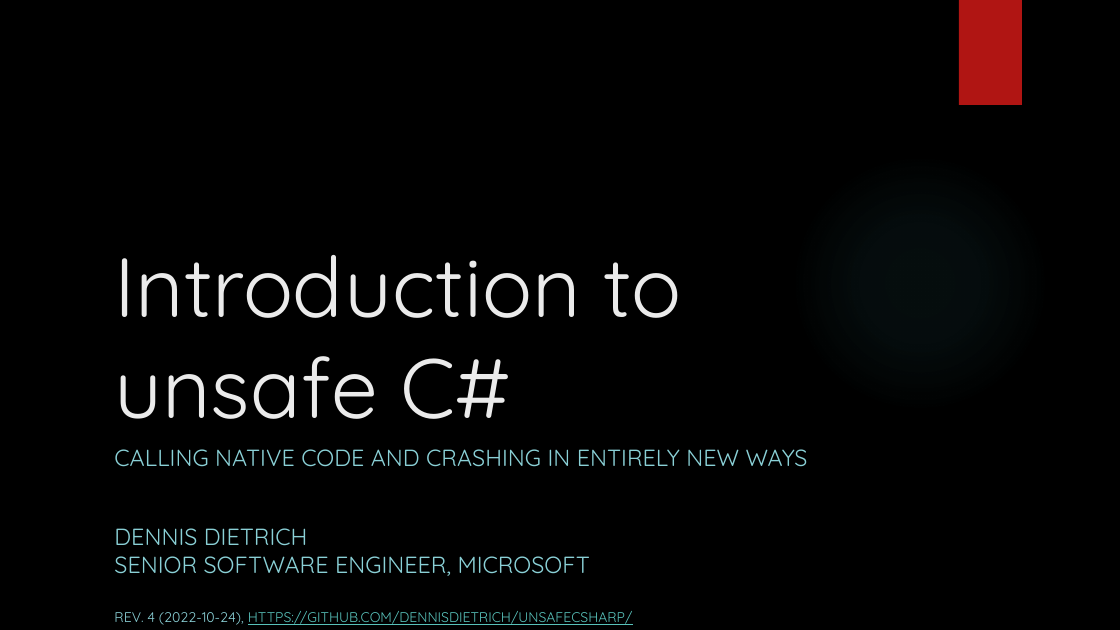
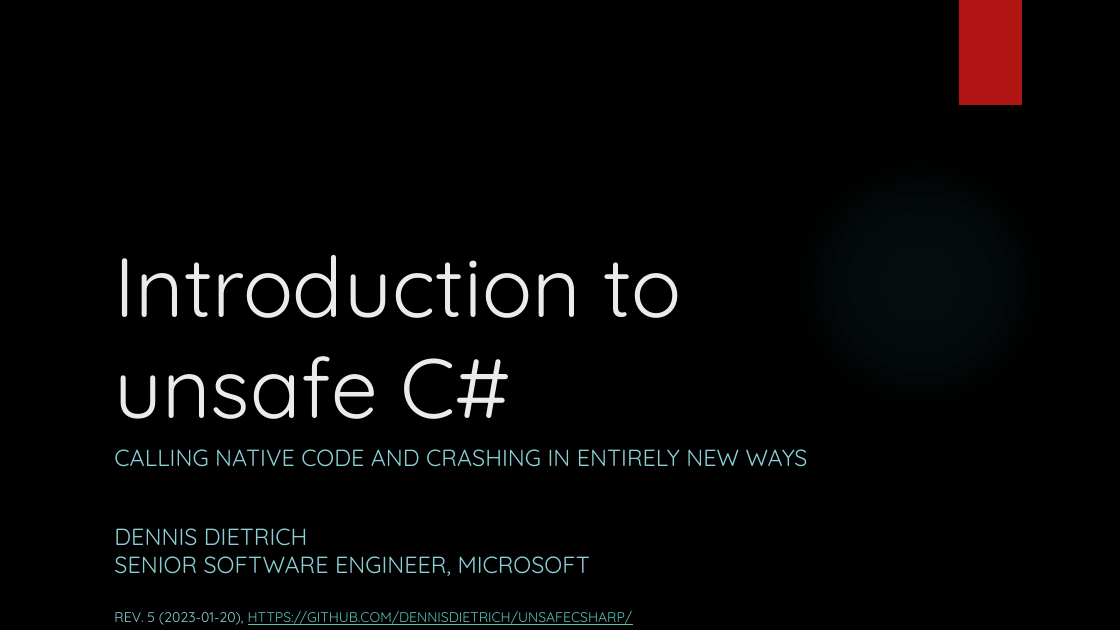
Before and after one commit to dennisdietrich/UnsafeCSharp, a slide deck: slide 1 of doc/Introduction to unsafe C#.pptx. Drawn at 1120x630 pixels with LibreOffice and Linux fonts; fonts in the diff are those of the drawing; background and template pictures are left out. Boxes give left, top, right and bottom in pixels: in the first picture for what was removed or moved away, otherwise in the second. Text is boxed around its words. In the diff, an @@ line names an element or a change of style, - is before the commit and + after.

```diff
--- a/doc/Introduction to unsafe C#.pptx
+++ b/doc/Introduction to unsafe C#.pptx
@@ text at box(114, 611, 633, 625): text changed @@
-REV. 4 (2022-10-24), HTTPS://GITHUB.COM/DENNISDIETRICH/UNSAFECSHARP/
+REV. 5 (2023-01-20), HTTPS://GITHUB.COM/DENNISDIETRICH/UNSAFECSHARP/
```
Also in this commit, not shown: 1 other slide changed, 1 slide added, 3 other files.
